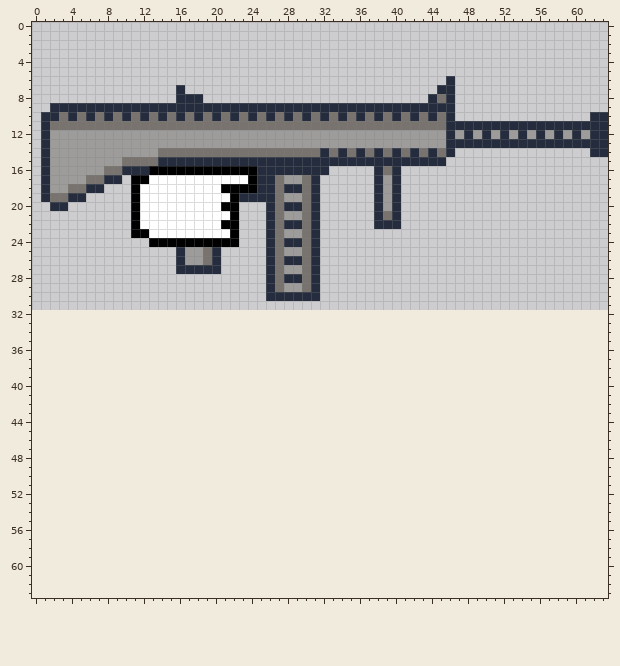
One commit to this pixel-art sprite: Art_Assets/Weapons/ar.png. The first picture shows the starting point.
The file is 64x32 pixels. The old version is drawn lined up with the new one, on the new canvas.
New version:
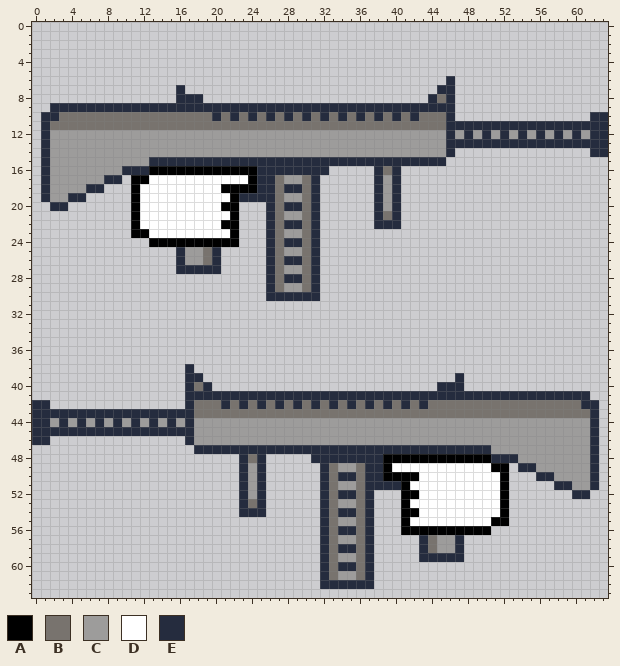
Palette (. is transparent): A #000000  B #78736e  C #9d9c9b  D #ffffff  E #252c3e
The exact change:
canvas 64x32 -> 64x64
The author put colour A in row 48 at x 39 to 50; in row 49 at x 39 and 51 to 52; in row 50 at x 39 to 42 and 52; in row 51 at x 41 and 52; in row 52 at x 41 to 42 and 52; in row 53 at x 41 and 52.
The author put colour A in row 54 at x 41 to 42 and 52; in row 55 at x 41 and 51 to 52; in row 56 at x 41 to 50.
The author put colour B in row 40 at x 18; in row 42 at x 18 to 20, 22, 24, 26, 28, 30, 32, 34, 36, 38, 40, 42 and 44 to 60; in row 43 at x 18 to 61; in row 48 at x 24; in rows 49 to 52 at x 33 and 36; in row 53 at x 24, 33 and 36.
The author put colour B in rows 54 to 56 at x 33 and 36; in rows 57 to 58 at x 33, 36 and 44; in rows 59 to 61 at x 33 and 36.
Colour E becomes colour B in row 10 at x 4, 6, 8, 10, 12, 14, 16, 18 and 44.
The author put colour C in row 44 at x 2, 4, 6, 8, 10, 12, 14, 16 and 18 to 61; in rows 45 to 46 at x 18 to 61; in row 47 at x 51 to 61; in row 48 at x 54 to 61; in row 49 at x 24, 34 to 35 and 56 to 61; in row 50 at x 24 and 58 to 61.
The author put colour C in row 51 at x 24, 34 to 35 and 60 to 61; in row 52 at x 24; in row 53 at x 34 to 35; in row 55 at x 34 to 35; in row 57 at x 34 to 35 and 45 to 46; in row 58 at x 45 to 46.
The author put colour C in row 59 at x 34 to 35; in row 61 at x 34 to 35.
Colour B becomes colour C in row 14 at x 14 to 31, 33, 35, 37, 39, 41, 43 and 45; in row 15 at x 10 to 12; in row 16 at x 8 to 9; in row 17 at x 6 to 7; in row 18 at x 4 to 5; in row 19 at x 2 to 3.
Colour E becomes colour C in row 14 at x 32, 34, 36, 38, 40, 42 and 44.
The author put colour D in row 49 at x 40 to 50; in row 50 at x 43 to 51; in row 51 at x 42 to 51; in row 52 at x 43 to 51; in row 53 at x 42 to 51; in row 54 at x 43 to 51.
The author put colour D in row 55 at x 42 to 50.
The author put colour E in row 38 at x 17; in row 39 at x 17 to 18 and 47; in row 40 at x 17, 19 and 45 to 47; in row 41 at x 17 to 61; in row 42 at x 0 to 1, 17, 21, 23, 25, 27, 29, 31, 33, 35, 37, 39, 41, 43 and 61 to 62; in row 43 at x 0 to 17 and 62.
The author put colour E in row 44 at x 0 to 1, 3, 5, 7, 9, 11, 13, 15, 17 and 62; in row 45 at x 0 to 17 and 62; in row 46 at x 0 to 1, 17 and 62; in row 47 at x 18 to 50 and 62; in row 48 at x 23, 25, 31 to 38, 51 to 53 and 62; in row 49 at x 23, 25, 32, 37 to 38, 54 to 55 and 62.
The author put colour E in row 50 at x 23, 25, 32, 34 to 35, 37 to 38, 56 to 57 and 62; in row 51 at x 23, 25, 32, 37 to 40, 58 to 59 and 62; in row 52 at x 23, 25, 32, 34 to 35, 37 and 60 to 61; in row 53 at x 23, 25, 32 and 37; in row 54 at x 23 to 25, 32, 34 to 35 and 37; in row 55 at x 32 and 37.
The author put colour E in row 56 at x 32, 34 to 35 and 37; in row 57 at x 32, 37, 43 and 47; in row 58 at x 32, 34 to 35, 37, 43 and 47; in row 59 at x 32, 37 and 43 to 47; in row 60 at x 32, 34 to 35 and 37; in row 61 at x 32 and 37.
The author put colour E in row 62 at x 32 to 37.
Colour B becomes colour E in row 15 at x 13.
Pixel boxes of the changes (left, top, right, bottom) in both pictures:
changed: (50, 112, 446, 202)
added: (32, 364, 599, 589)
